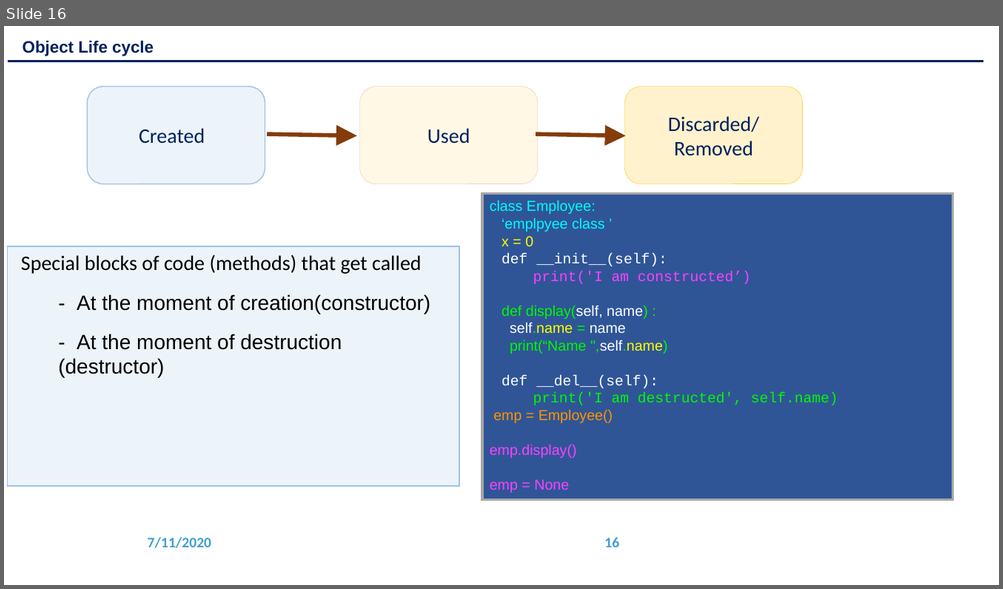
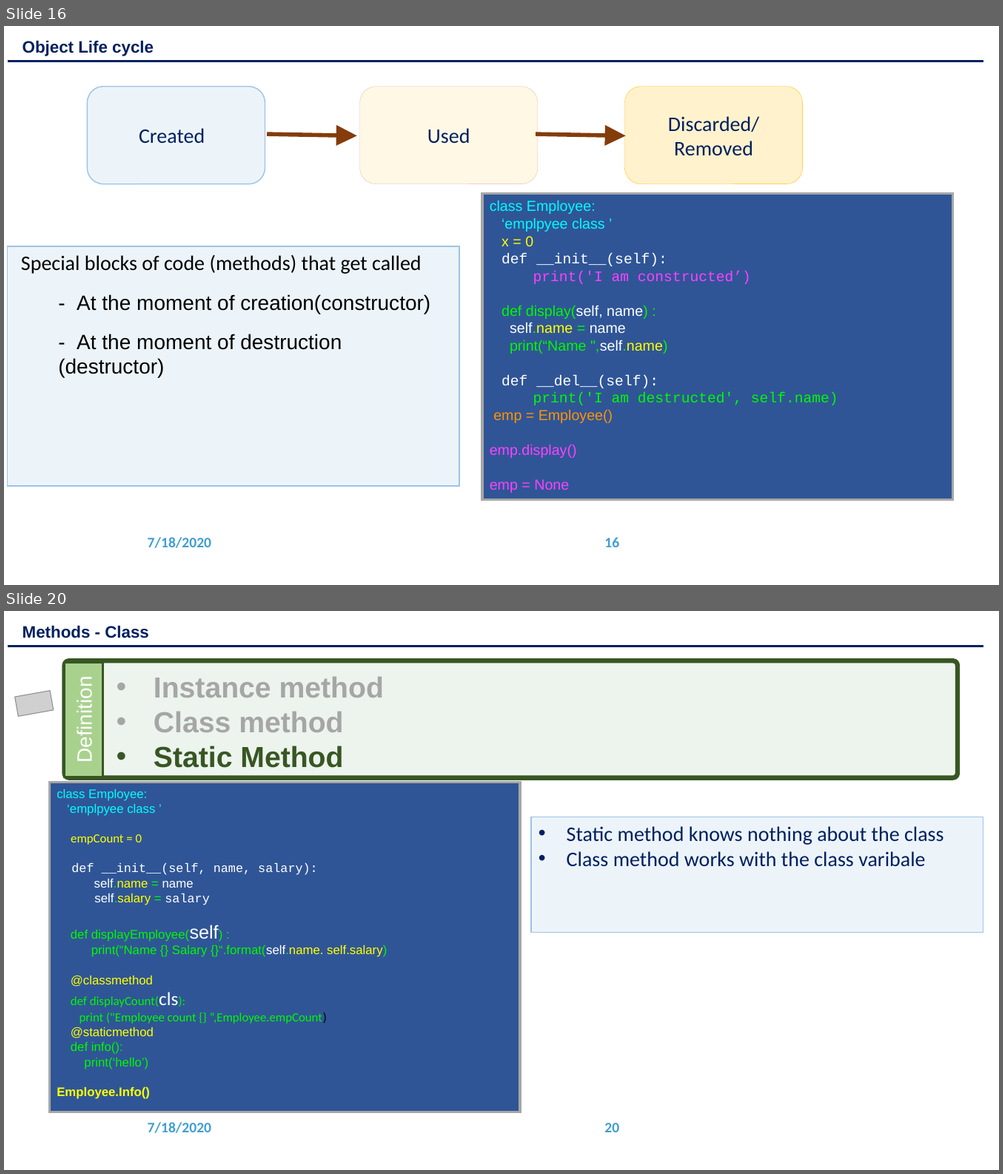
Before and after one commit to Gerardin16/Python_Training_2020, a slide deck: training_artifacts/Chaptor 9 - OOPS.pptx. Shown one above the other, each under a label of ours: slide 16 before the commit, slides 16 and 20 after it; the slides between them are not shown. The pictures are 1003x589 and 1003x1174 pixels, drawn with LibreOffice and Linux fonts; fonts in the diff are those of the drawing; grey boxes stand for pictures; background and template pictures are left out. Boxes give left, top, right and bottom in pixels: in the first picture for what was removed or moved away, otherwise in the second. Text is boxed around its words. In the diff, an @@ line names an element or a change of style, - is before the commit and + after.

```diff
--- a/training_artifacts/Chaptor 9 - OOPS.pptx
+++ b/training_artifacts/Chaptor 9 - OOPS.pptx
@@ slide 20 added at [4, 611, 999, 1170], background #FFFFFF; not listed: 2 template elements that a slide beside it also shows @@
@@ text added at [22, 625, 149, 638], 16 pt, text #002060, bold @@
+Methods - Class
@@ line added from (8, 646) to (983, 646), #002060 1.5 pt @@
@@ rounded rectangle added at [65, 661, 958, 778], fill #AACEB0 at 22% opacity, outline #385723 4.5 pt @@
@@ rectangle added at [65, 662, 103, 777], fill #A9D18E, outline #385723 2.25 pt, 20 pt, text #FFFFFF @@
+Definition
@@ text added at [153, 677, 384, 768], 28 pt, text #A6A6A6, bold @@
+• Instance method
+• Class method
+• Static Method
@@ picture added at [14, 691, 54, 717] @@
@@ rectangle added at [50, 783, 521, 1113], fill #2F5597, outline #A6A6A6 2.25 pt @@
@@ text added at [57, 789, 387, 1099], 12 pt, text #00F900 @@
+class Employee:
+‘emplpyee class ’
+empCount = 0
+def __init__(self, name, salary):
+self.name = name
+self.salary = salary
+def displayEmployee(self) :
+print(“Name {} Salary {}“.format(self.name. self.salary)
+@classmethod
+def displayCount(cls):
+print ("Employee count {} ”,Employee.empCount)
+@staticmethod
+def info():
+print(‘hello’)
+Employee.Info()
@@ rectangle added at [531, 817, 983, 932], fill #ECF4FA, outline #9DC3E6 1 pt, 20 pt, text #002060 @@
+• Static method knows nothing about the class
+• Class method works with the class varibale
@@ slide 16 changed as well @@
@@ text at [148, 537, 211, 548]: text changed @@
-7/11/2020
+7/18/2020
```
Also in this commit, not shown: 20 other slides changed, 6 other slides added, 33 other files.
